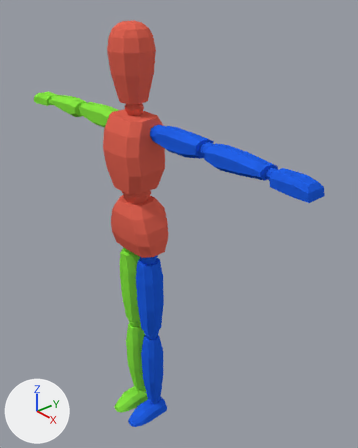
An edit to the Blender file Various Tests and Scripts/Assets/Own Stuff/Blend files/SL_FPS Rigged Doll.blend, drawn before and after from the same camera.
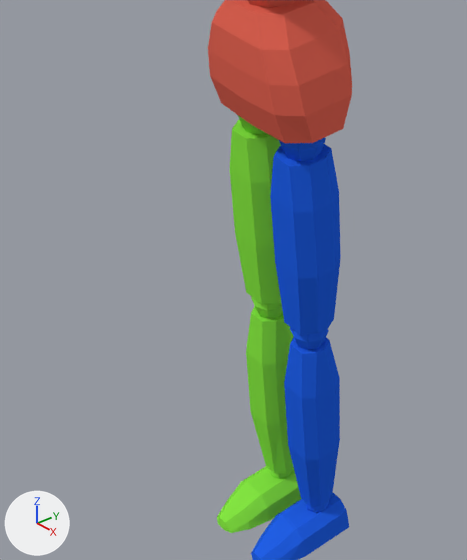
Each version is shown whole from a 50 mm camera at (1.443, -1.04, 1.839) aimed at (0.083, 0.141, 0.948), then close up on the part from 8% to 60% of the width and 45% to 95% of the height. Lighting does not change. The marker at lower left points along +X, +Y and +Z.
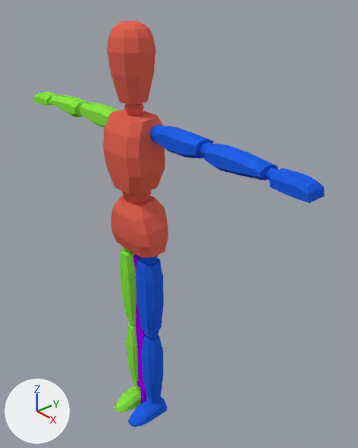
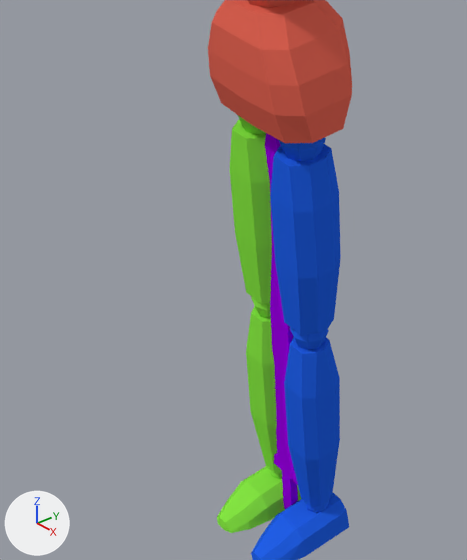
Changed parts and their boxes [x1, y1, x2, y2] in the close-ups (467 x 560 px):
'Sword', added (purple): after [265, 133, 298, 509]

Diff of the bpy script that builds the scene:
```diff
--- a/Various Tests and Scripts/Assets/Own Stuff/Blend files/SL_FPS Rigged Doll.blend.py
+++ b/Various Tests and Scripts/Assets/Own Stuff/Blend files/SL_FPS Rigged Doll.blend.py
@@ mat_material_005 @@
+mat_material_005 = diffuse_material('Material.005')
+mat_material_005.base_color = (0.338, 0.0, 0.8)  # purple #9d00e7
@@ me_cube_004 @@
+me_cube_004.from_pydata(...)  # 81 vertices, 76 faces; spans x -2.0..2.0, y -1.0..-0.3, z 0.1..35.3
+me_cube_004.materials.append(mat_material_005)  # purple #9d00e7
@@ ob_sword @@
+ob_sword = bpy.data.objects.new('Sword', me_cube_004)
+ob_sword.location = (0.0, 0.006, -0.001)
+ob_sword.scale = (0.025, 0.025, 0.025)
```
